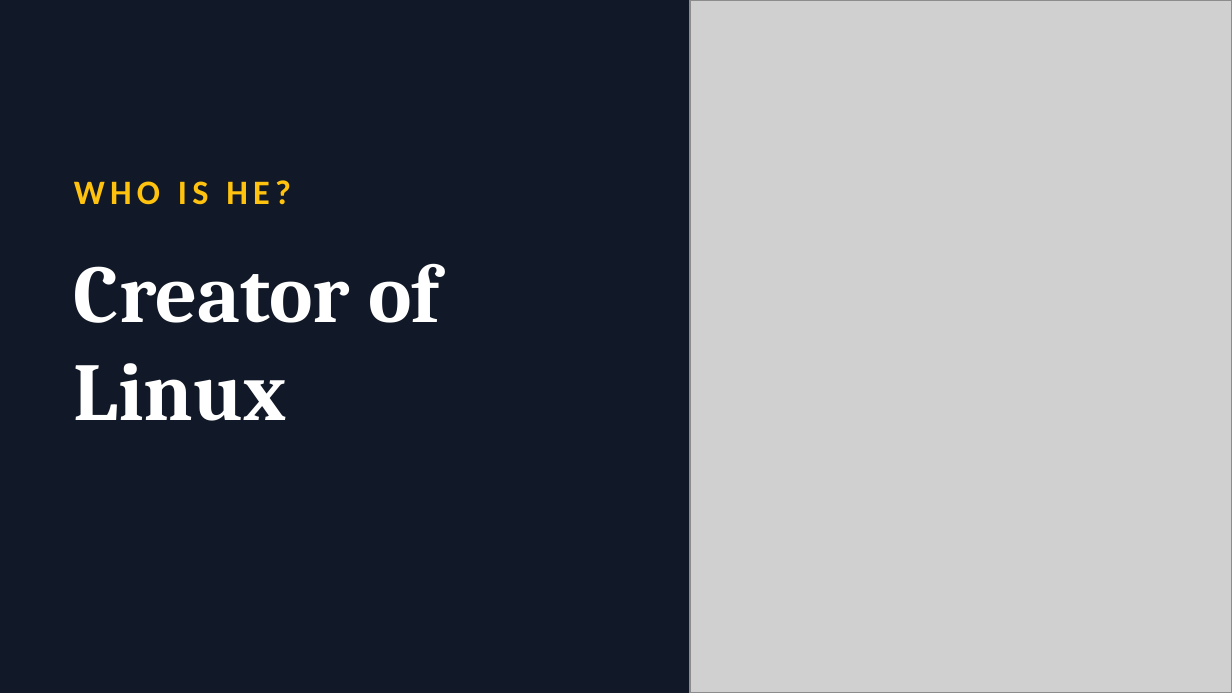
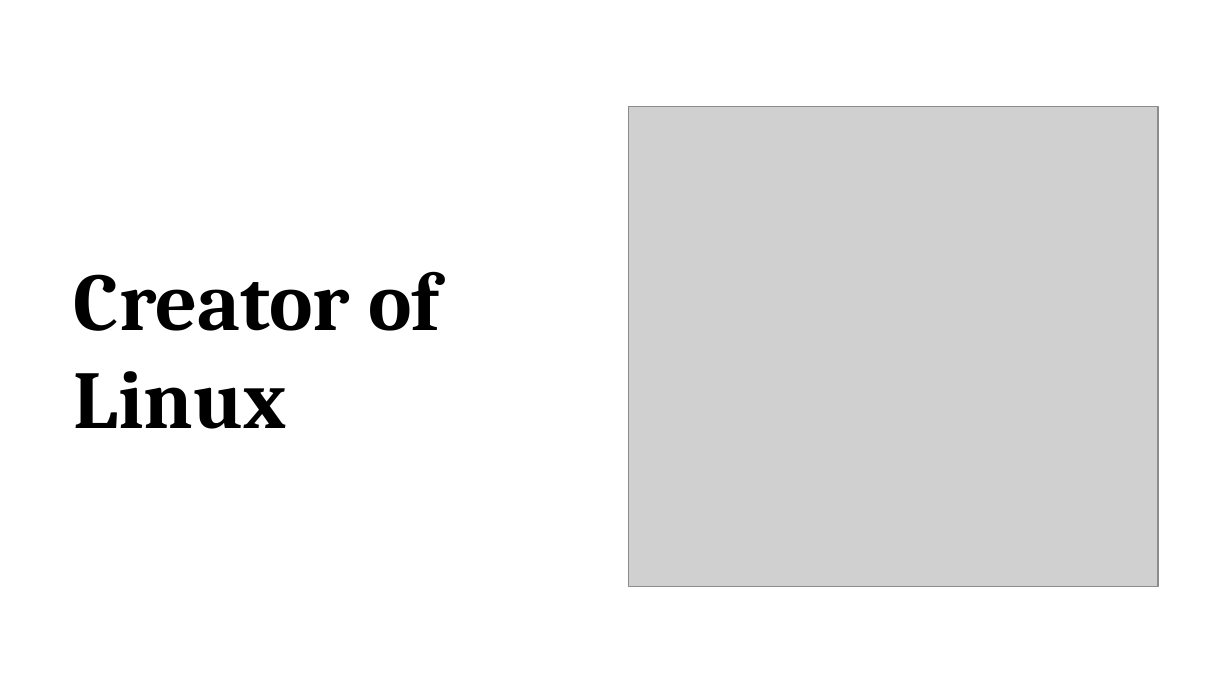
Before and after one commit to promilek2/Najs, a slide deck: slide 2 of Linus_Torvalds.pptx. Drawn at 1232x693 pixels with LibreOffice and Linux fonts; fonts in the diff are those of the drawing; grey boxes stand for pictures. Boxes give left, top, right and bottom in pixels: in the first picture for what was removed or moved away, otherwise in the second. Text is boxed around its words. In the diff, an @@ line names an element or a change of style, - is before the commit and + after.

```diff
--- a/Linus_Torvalds.pptx
+++ b/Linus_Torvalds.pptx
@@ background #111827 to #FFFFFF @@
@@ text "Creator of Linux": place and size @@
-text "Creator of Linux" at [74,263,439,421]
+text "Creator of Linux" at [74,271,439,429]
@@ text "Creator of Linux" at [74,271,439,429]: text colour #FFFFFF to #000000; vertical alignment top to middle @@
@@ picture: place and size @@
-picture at [690,0,1232,692]
+picture at [628,106,1158,586]
@@ text removed at [74,180,290,205] @@
-WHO IS HE?
```
Also in this commit, not shown: 7 other slides changed, 2 slides added, 2 slides removed.
